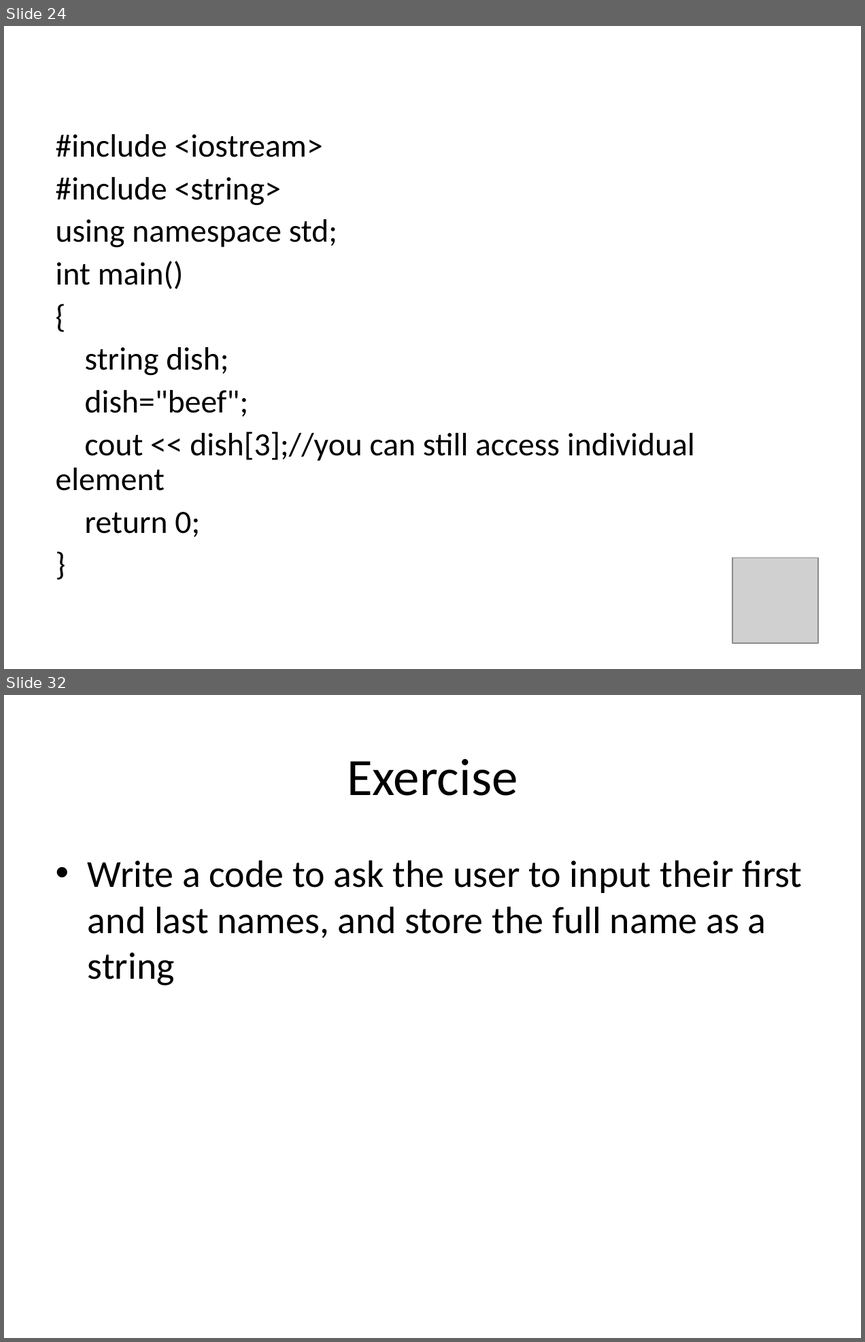
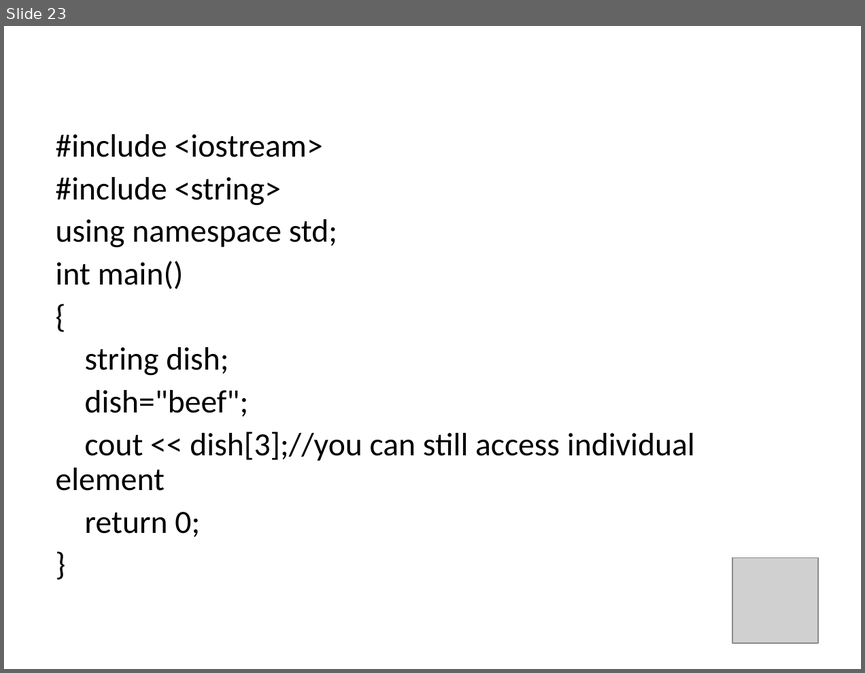
Before and after one commit to bwkeller/Computational_Physics, a slide deck: Slides/03_Arrays_Strings.odp. Shown one above the other, each under a label of ours: slides 24 and 32 before the commit, slide 23 after it; the slides between them are not shown. The pictures are 865x1342 and 865x673 pixels, drawn with LibreOffice and Linux fonts; fonts in the diff are those of the drawing; grey boxes stand for pictures. Boxes give left, top, right and bottom in pixels: in the first picture for what was removed or moved away, otherwise in the second. Text is boxed around its words. In the diff, an @@ line names an element or a change of style, - is before the commit and + after.

```diff
--- a/Slides/03_Arrays_Strings.odp
+++ b/Slides/03_Arrays_Strings.odp
@@ slide 32 removed at box(4, 695, 861, 1338), background #FFFFFF @@
@@ title removed at box(347, 759, 517, 796) @@
-Exercise
@@ text removed at box(88, 860, 802, 985) @@
-• Write a code to ask the user to input their first and last names, and store the full name as a string
@@ what was slide 24 is now slide 23 @@
```
Also in this commit, not shown: 3 slides changed, 8 other slides removed, 3 other files.
